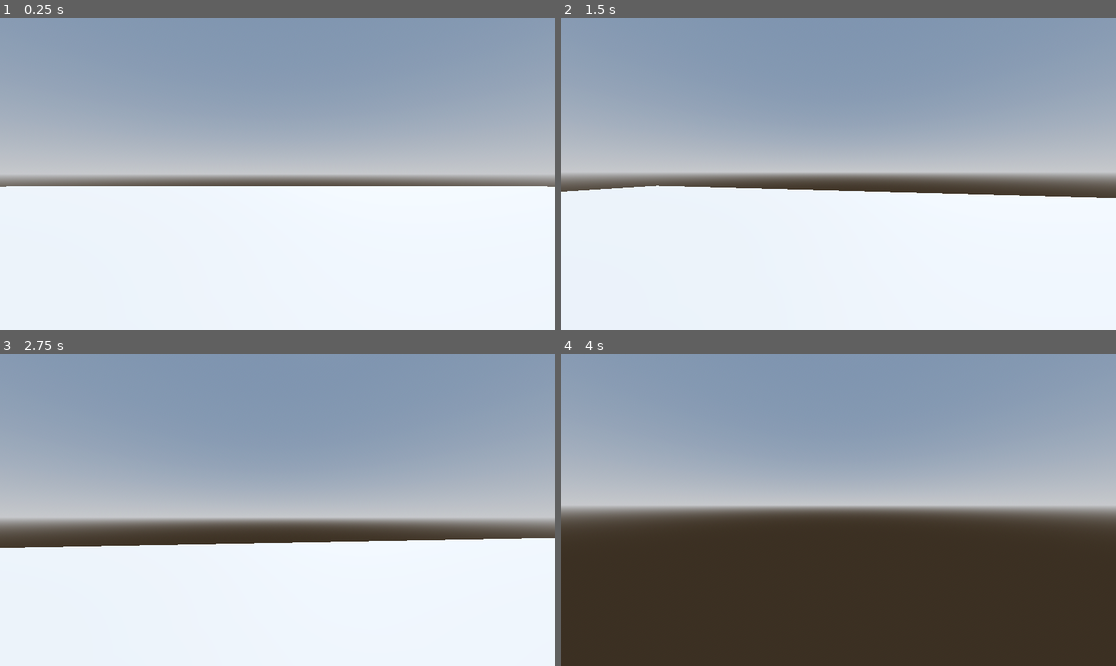
Above: before the commit, frames 1-4 (two rows, left to right).
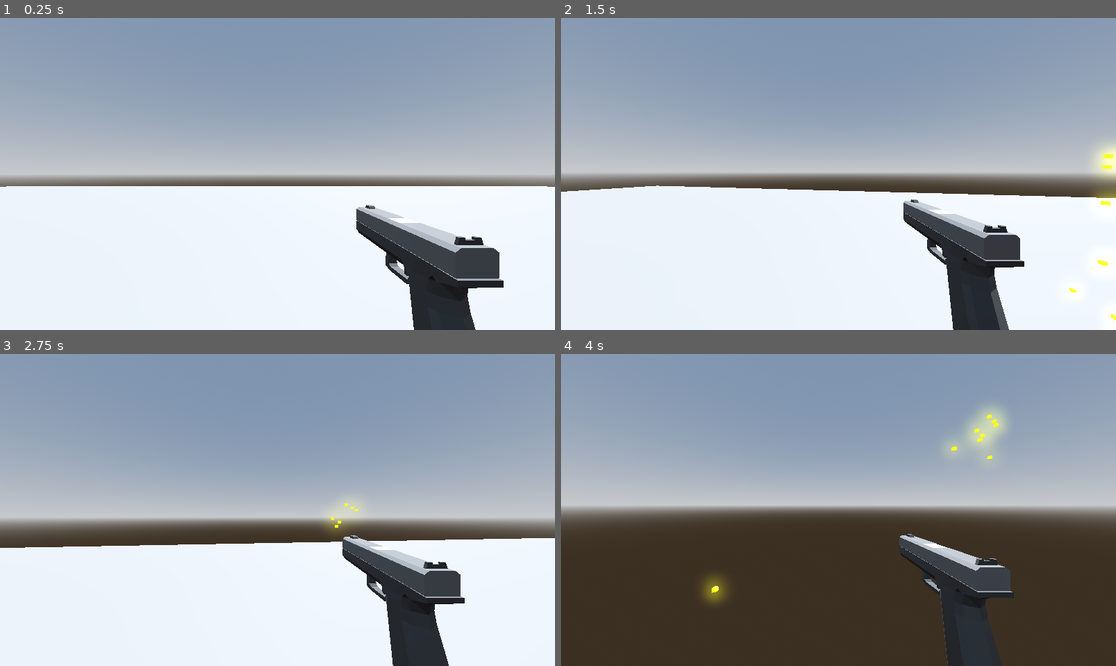
Above: after the commit, the same moments.

Repository: hackboyvenkat/gamejam_hack
Game: Godot game, scene res://node_3d.tscn
The game is run twice, just before and just after one commit, with the same random seed, the same clock (stepped at 60 frames per second) and the same inputs. The project has no main scene, so this scene is started directly.
Inputs (mouse positions are in pixels of both pictures, inside the frame that each line leads up to):
- Up to frame 1 (0.25 s): no input
- Up to frame 2 (1.5 s): move the mouse to (866, 174) at 0.52 s; press the mouse at (866, 174) at 0.53 s; hold W (up) from 0.53 s (still down); tap Space (jump) at 0.77 s; move the mouse to (810, 174) at 1.27 s; release the mouse at (810, 174) at 1.28 s; tap Shift (sprint) at 1.35 s
- Up to frame 3 (2.75 s): keep holding W (up); tap Space (jump) at 1.52 s; click (249, 510) at 1.55 s; move the mouse to (288, 503) at 2.02 s; press the mouse at (288, 503) at 2.03 s
- Up to frame 4 (4 s): keep holding W (up); move the mouse to (832, 516) at 2.77 s; release the mouse at (832, 516) at 2.78 s; click (832, 516) at 2.85 s; tap Space (jump) at 3.02, 3.77 s; move the mouse to (877, 513) at 3.52 s; hold Shift (sprint) from 3.53 s (still down); click (877, 513) at 3.8 s

The runs differ from the first frame. In frame 1, 5.6% of the frame differs, in the area x 64-91%, y 59-100%; in frame 2, 5.1%; in frame 3, 4.8%; in frame 4, 3.4%.

Commit message:
GUN BULLET ADDED

Diff:
--- a/Player.gd
+++ b/Player.gd
@@ -23,15 +23,15 @@
 var gravity = 9.8
 
 # Bullets
-var bullet = load("res://Scenes/Bullet.tscn")
+var bullet = load("res://Scenes/bullet.tscn")
 var instance
 
 @onready var head = $Head
 @onready var camera = $Head/Camera3D
-@onready var gun_anim = $Head/Camera3D/Rifle/AnimationPlayer
-@onready var gun_barrel = $Head/Camera3D/Rifle/RayCast3D
-@onready var gun_anim2 = $Head/Camera3D/Rifle2/AnimationPlayer
-@onready var gun_barrel2 = $Head/Camera3D/Rifle2/RayCast3D
+@onready var gun_anim = $Head/Camera3D/Pistol/AnimationPlayer
+@onready var gun_barrel = $Head/Camera3D/Pistol/RayCast3D
+#@onready var gun_anim2 = $Head/Camera3D/Rifle2/AnimationPlayer
+#@onready var gun_barrel2 = $Head/Camera3D/Rifle2/RayCast3D
 
 
 
@@ -92,12 +92,12 @@
 			instance.position = gun_barrel.global_position
 			instance.transform.basis = gun_barrel.global_transform.basis
 			get_parent().add_child(instance)
-		if !gun_anim2.is_playing():
-			gun_anim2.play("Shoot")
-			instance = bullet.instantiate()
-			instance.position = gun_barrel2.global_position
-			instance.transform.basis = gun_barrel2.global_transform.basis
-			get_parent().add_child(instance)
+		#if !gun_anim2.is_playing():
+		#	gun_anim2.play("Shoot")
+			#instance = bullet.instantiate()
+			#instance.position = gun_barrel2.global_position
+			#instance.transform.basis = gun_barrel2.global_transform.basis
+			#get_parent().add_child(instance)
 
 
 	move_and_slide()
--- /dev/null
+++ b/Scenes/bullet.tscn
@@ -0,0 +1,51 @@
+[gd_scene load_steps=7 format=3 uid="uid://1coc2sp3coeh"]
+
+[ext_resource type="Script" path="res://bullet.gd" id="1_8d7fc"]
+
+[sub_resource type="BoxMesh" id="BoxMesh_o6s22"]
+size = Vector3(0.1, 0.1, 0.1)
+
+[sub_resource type="StandardMaterial3D" id="StandardMaterial3D_fgfwy"]
+albedo_color = Color(0.94902, 0.690196, 0.211765, 1)
+emission_enabled = true
+emission = Color(0.839216, 0.498039, 0, 1)
+emission_energy_multiplier = 10.0
+
+[sub_resource type="StandardMaterial3D" id="StandardMaterial3D_r887q"]
+albedo_color = Color(0.976471, 0.737255, 0, 1)
+emission_enabled = true
+emission = Color(0.784314, 0.611765, 0, 1)
+emission_energy_multiplier = 8.0
+
+[sub_resource type="ParticleProcessMaterial" id="ParticleProcessMaterial_cmrc6"]
+direction = Vector3(0, 0, 1)
+initial_velocity_min = 3.0
+initial_velocity_max = 5.0
+
+[sub_resource type="BoxMesh" id="BoxMesh_8nnt1"]
+size = Vector3(0.04, 0.04, 0.04)
+
+[node name="Bullet" type="Node3D"]
+script = ExtResource("1_8d7fc")
+
+[node name="MeshInstance3D" type="MeshInstance3D" parent="."]
+mesh = SubResource("BoxMesh_o6s22")
+surface_material_override/0 = SubResource("StandardMaterial3D_fgfwy")
+
+[node name="RayCast3D" type="RayCast3D" parent="."]
+target_position = Vector3(0, 0, -0.3)
+
+[node name="GPUParticles3D" type="GPUParticles3D" parent="."]
+material_override = SubResource("StandardMaterial3D_r887q")
+emitting = false
+one_shot = true
+explosiveness = 1.0
+process_material = SubResource("ParticleProcessMaterial_cmrc6")
+draw_pass_1 = SubResource("BoxMesh_8nnt1")
+
+[node name="Timer" type="Timer" parent="."]
+wait_time = 10.0
+one_shot = true
+autostart = true
+
+[connection signal="timeout" from="Timer" to="." method="_on_timer_timeout"]
--- /dev/null
+++ b/Scenes/pistol.tscn
@@ -0,0 +1,39 @@
+[gd_scene load_steps=4 format=3 uid="uid://bn3f5r0cfd4wt"]
+
+[ext_resource type="PackedScene" uid="uid://bkuyydohiw7n4" path="res://Gun/Pistol.glb" id="1_8ggff"]
+
+[sub_resource type="Animation" id="Animation_oqame"]
+resource_name = "Shoot"
+length = 0.1
+step = 0.01
+tracks/0/type = "value"
+tracks/0/imported = false
+tracks/0/enabled = true
+tracks/0/path = NodePath("Pistol_02_Cube:position")
+tracks/0/interp = 1
+tracks/0/loop_wrap = true
+tracks/0/keys = {
+"times": PackedFloat32Array(0.01, 0.05, 0.09),
+"transitions": PackedFloat32Array(1, 1, 1),
+"update": 0,
+"values": [Vector3(0, 0, 0), Vector3(0, 0, 0.05), Vector3(0, 0, 0)]
+}
+
+[sub_resource type="AnimationLibrary" id="AnimationLibrary_wid7e"]
+_data = {
+"Shoot": SubResource("Animation_oqame")
+}
+
+[node name="Pistol" instance=ExtResource("1_8ggff")]
+
+[node name="Pistol_02_Cube" parent="." index="0"]
+cast_shadow = 0
+
+[node name="AnimationPlayer" type="AnimationPlayer" parent="." index="1"]
+libraries = {
+"": SubResource("AnimationLibrary_wid7e")
+}
+
+[node name="RayCast3D" type="RayCast3D" parent="." index="2"]
+transform = Transform3D(1, 0, 0, 0, 1, 0, 0, 0, 1, 0, 0.347452, -2.16996)
+target_position = Vector3(0, 0, -1)
--- /dev/null
+++ b/bullet.gd
@@ -0,0 +1,30 @@
+extends Node3D
+
+
+const SPEED = 40.0
+
+@onready var mesh = $MeshInstance3D
+@onready var ray = $RayCast3D
+@onready var particles = $GPUParticles3D
+
+
+# Called when the node enters the scene tree for the first time.
+func _ready():
+	pass # Replace with function body.
+
+
+# Called every frame. 'delta' is the elapsed time since the previous frame.
+func _process(delta):
+	position += transform.basis * Vector3(0, 0, -SPEED) * delta
+	if ray.is_colliding():
+		mesh.visible = false
+		particles.emitting = true
+		ray.enabled = false
+		if ray.get_collider().is_in_group("enemy"):
+			ray.get_collider().hit()
+		await get_tree().create_timer(1.0).timeout
+		queue_free()
+
+
+func _on_timer_timeout():
+	queue_free()
--- a/node_3d.tscn
+++ b/node_3d.tscn
@@ -1,6 +1,7 @@
-[gd_scene load_steps=7 format=3 uid="uid://xwekb14bvhgl"]
+[gd_scene load_steps=8 format=3 uid="uid://xwekb14bvhgl"]
 
 [ext_resource type="Script" path="res://Player.gd" id="1_7l8dc"]
+[ext_resource type="PackedScene" uid="uid://bn3f5r0cfd4wt" path="res://Scenes/pistol.tscn" id="2_het1k"]
 
 [sub_resource type="ProceduralSkyMaterial" id="ProceduralSkyMaterial_3kh2m"]
 sky_horizon_color = Color(0.64625, 0.65575, 0.67075, 1)
@@ -49,3 +50,6 @@
 transform = Transform3D(1, 0, 0, 0, 1, 0, 0, 0, 1, 0, 2.16525, 0)
 
 [node name="Camera3D" type="Camera3D" parent="Player/Head"]
+
+[node name="Pistol" parent="Player/Head/Camera3D" instance=ExtResource("2_het1k")]
+transform = Transform3D(0.2, 0, 0, 0, 0.2, 0, 0, 0, 0.2, 0.597512, -0.332432, -0.955494)
--- a/project.godot
+++ b/project.godot
@@ -50,3 +50,8 @@
 "events": [Object(InputEventKey,"resource_local_to_scene":false,"resource_name":"","device":0,"window_id":0,"alt_presse …(181 unchanged characters)…
 ]
 }
+shoot={
+"deadzone": 0.5,
+"events": [Object(InputEventMouseButton,"resource_local_to_scene":false,"resource_name":"","device":-1,"window_id":0,"alt_pressed":false,"shift_pressed":false,"ctrl_pressed":false,"meta_pressed":false,"button_mask":0,"position":Vector2(0, 0),"global_position":Vector2(0, 0),"factor":1.0,"button_index":1,"canceled":false,"pressed":false,"double_click":false,"script":null)
+]
+}
Binary file added: Gun/Pistol.glb
Not shown, added: Gun/Pistol.glb.import
